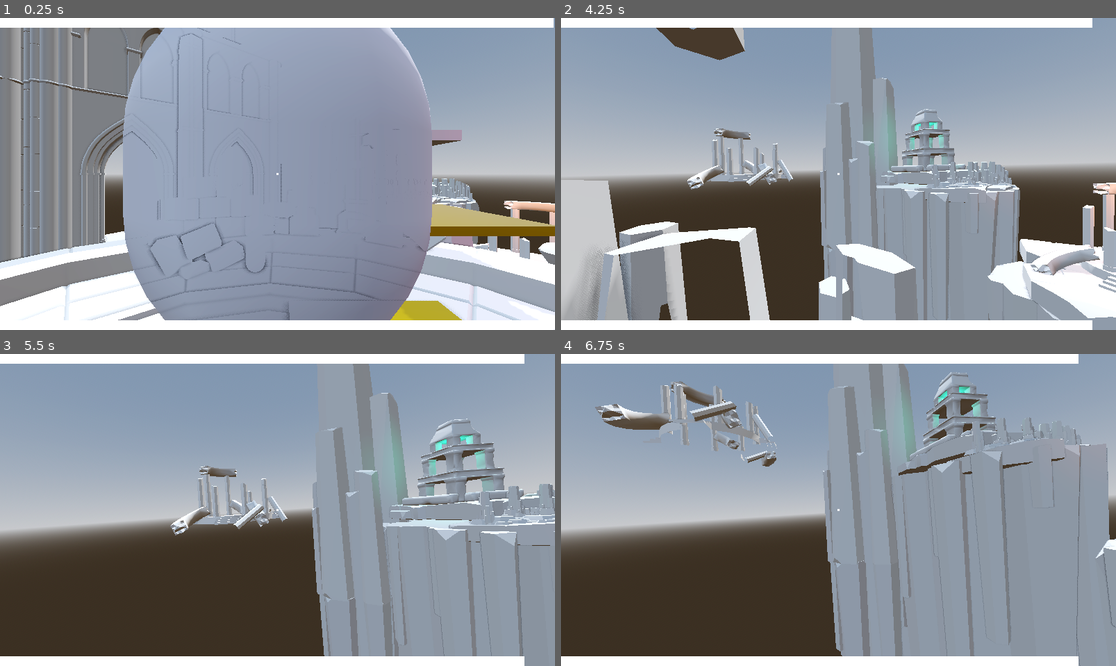
Above: before the commit, frames 1-4 (two rows, left to right).
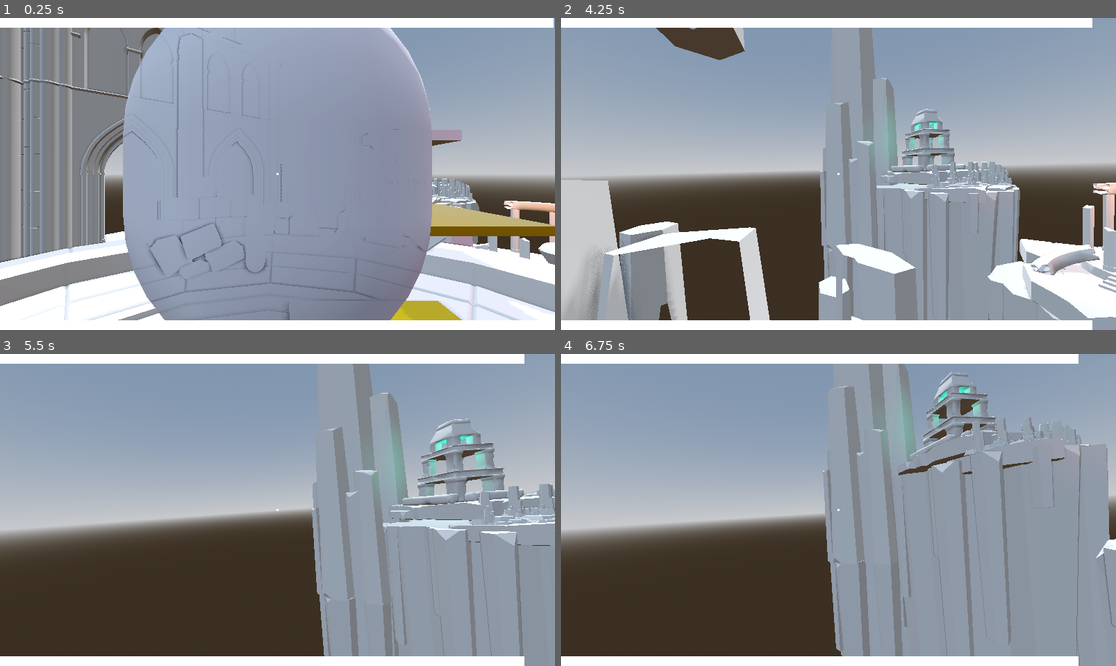
Above: after the commit, the same moments.

Repository: madmonki/GGJ2026
Game: Godot game, scene res://main.tscn
The game is run twice, just before and just after one commit, with the same random seed, the same clock (stepped at 60 frames per second) and the same inputs.
Inputs (mouse positions are in pixels of both pictures, inside the frame that each line leads up to):
- Up to frame 1 (0.25 s): no input
- Up to frame 2 (4.25 s): move the mouse to (866, 174) at 0.52 s; press the mouse at (866, 174) at 0.53 s; hold W (move_forward) from 0.53 s (still down); tap Space (jump) at 0.77, 1.52, 3.02, 3.77 s; move the mouse to (810, 174) at 1.27 s; release the mouse at (810, 174) at 1.28 s; tap Shift (sprint) at 1.35, 2.85 s; move the mouse to (849, 167) at 2.02 s; press the mouse at (849, 167) at 2.03 s; move the mouse to (832, 180) at 2.77 s; release the mouse at (832, 180) at 2.78 s; move the mouse to (877, 177) at 3.52 s; press the mouse at (877, 177) at 3.53 s
- Up to frame 3 (5.5 s): keep holding W (move_forward); move the mouse to (233, 506) at 4.27 s; release the mouse at (233, 506) at 4.28 s; tap Shift (sprint) at 4.35 s; tap Space (jump) at 4.52 s; move the mouse to (283, 510) at 5.02 s; press the mouse at (283, 510) at 5.03 s
- Up to frame 4 (6.75 s): move the mouse to (816, 503) at 5.77 s; release W (move_forward) at 5.78 s; release the mouse at (816, 503) at 5.78 s; hold D (move_right) 5.78-6.53 s; tap Shift (sprint) at 5.85 s; tap Space (jump) at 6.02 s; move the mouse to (866, 510) at 6.52 s; press the mouse at (866, 510) at 6.53 s; hold W (move_forward) from 6.53 s (still down)

The runs differ from the first frame. In frame 2, 1.2% of the frame differs, in the area x 3-99%, y 4-97%; in frame 3, 1.4%; in frame 4, 2.5%, in the area x 6-99%, y 8-85%.

Commit message:
Update main.tscn

Diff:
--- a/main.tscn
+++ b/main.tscn
@@ -112,9 +112,6 @@
 [node name="RuinTample" parent="." unique_id=1105016889 instance=ExtResource("9_efxa6")]
 transform = Transform3D(2, 0, 0, 0, 2, 0, 0, 0, 2, 38.889378, -10.800892, -24.718094)
 
-[node name="RuinTample2" parent="." unique_id=1778535202 instance=ExtResource("9_efxa6")]
-transform = Transform3D(0, 0, 1.9999999, 0, 2, 0, -1.9999999, 0, 0, -7.292309, 0.5236428, -56.200584)
-
 [node name="rock" parent="." unique_id=1324380293 instance=ExtResource("10_dg77c")]
 transform = Transform3D(1, 0, 0, 0, 1, 0, 0, 0, 1, 1.0805479, 0.8823807, 14.269089)
 
